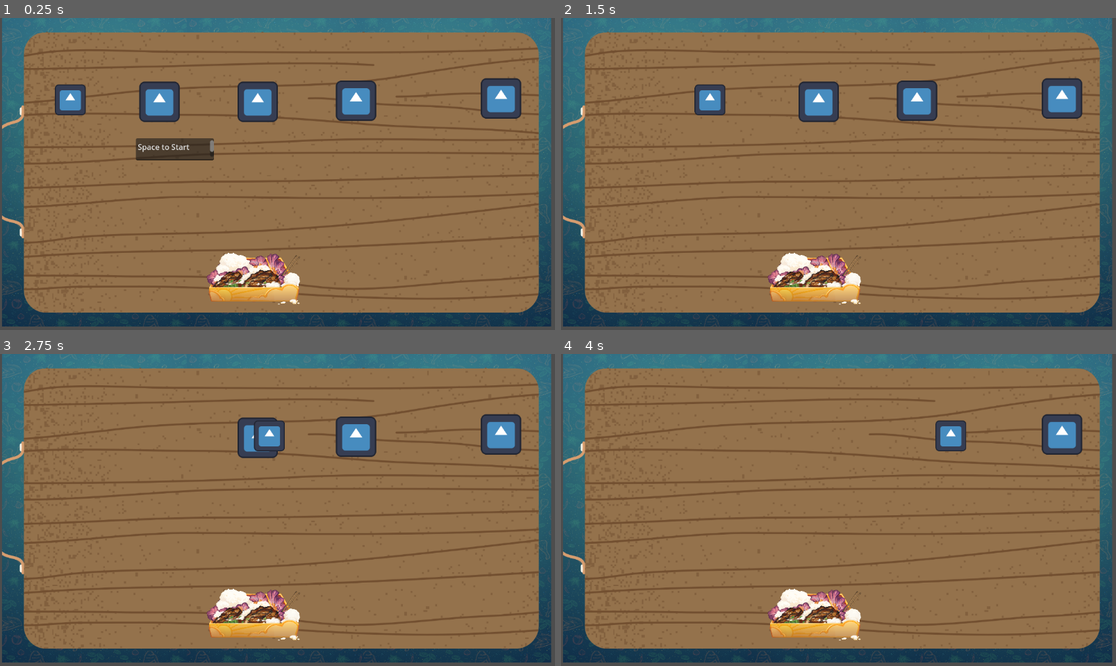
Above: before the commit, frames 1-4 (two rows, left to right).
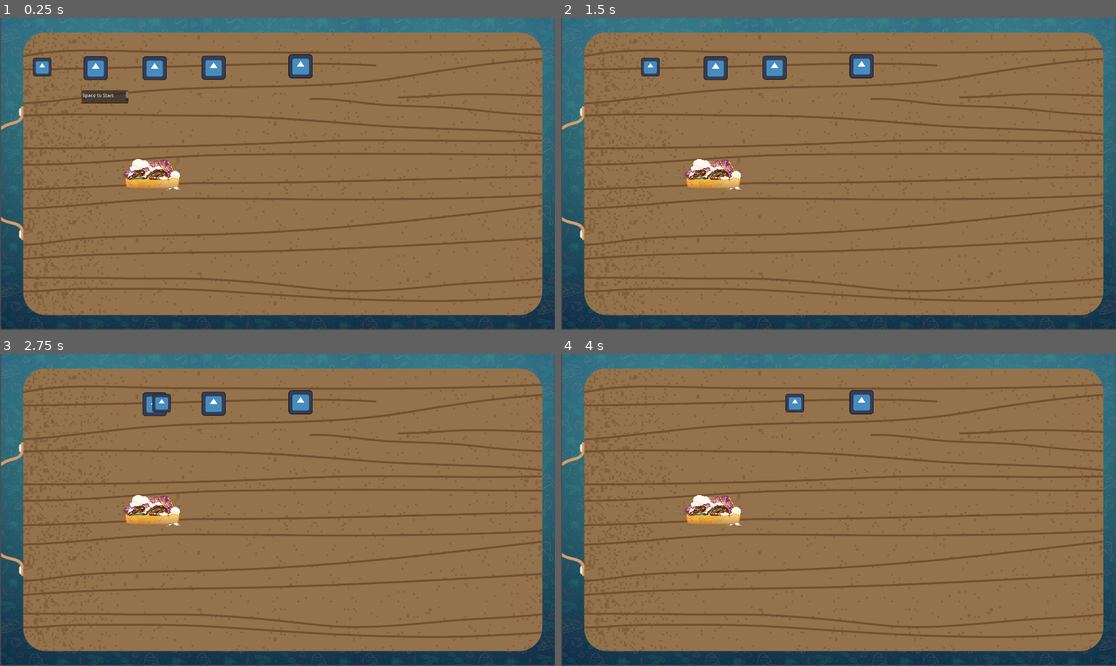
Above: after the commit, the same moments.

Repository: ACDragon8/Beyond-Thyme-and-Space
Game: Godot game, scene res://Scenes/main.tscn
Same seed, same stepped clock (60 frames per second), same inputs: the game is played once before the commit and once after it. The engine's default icon, where the game draws it, is replaced by a stand-in: a white triangle on a blue panel in a dark square.
Inputs:
- Up to frame 1 (0.25 s): no input
- Up to frame 2 (1.5 s): tap Enter at 0.5 s; tap Space (Space) at 0.6, 1.35 s
- Up to frame 3 (2.75 s): tap Space (Space) at 2.1 s
- Up to frame 4 (4 s): tap Space (Space) at 2.85, 3.6 s

The runs differ from the first frame. In frame 1, 20% of the frame differs, in the area x 0-100%, y 0-100%; in frame 2, 17%; in frame 3, 17%; in frame 4, 15%.

Commit message:
added ingredient counters stored via json + initial ui

Diff:
--- /dev/null
+++ b/Prefabs/ingredient_button.tscn
@@ -0,0 +1,16 @@
+[gd_scene load_steps=3 format=3 uid="uid://bjw34vfma4kk4"]
+
+[ext_resource type="Texture2D" uid="uid://djoh4yfd734w" path="res://Assets/icon.svg" id="1_d2c7c"]
+[ext_resource type="Script" uid="uid://dbwq10xaeb1gg" path="res://Scripts/ingredient_button.gd" id="2_dcbm4"]
+
+[node name="Ingredient Button" type="TextureButton"]
+anchors_preset = 15
+anchor_right = 1.0
+anchor_bottom = 1.0
+grow_horizontal = 2
+grow_vertical = 2
+scale = Vector2(2, 2)
+texture_normal = ExtResource("1_d2c7c")
+script = ExtResource("2_dcbm4")
+
+[connection signal="pressed" from="." to="." method="_on_pressed"]
--- /dev/null
+++ b/Scenes/gathering.tscn
@@ -0,0 +1,9 @@
+[gd_scene load_steps=2 format=3 uid="uid://boik3afvmhl7"]
+
+[ext_resource type="Texture2D" uid="uid://dgl800847aanq" path="res://Assets/cutting_board.png" id="1_ud23g"]
+
+[node name="Gathering" type="Node2D"]
+
+[node name="CuttingBoard" type="Sprite2D" parent="."]
+position = Vector2(915, 513)
+texture = ExtResource("1_ud23g")
--- a/Scenes/main.tscn
+++ b/Scenes/main.tscn
@@ -14,8 +14,8 @@
 script = ExtResource("1_kry3j")
 
 [node name="CuttingBoard" type="Sprite2D" parent="."]
-position = Vector2(573.816, 320.4)
-scale = Vector2(0.626172, 0.626172)
+position = Vector2(961.277, 538.4)
+scale = Vector2(1.05195, 1.05195)
 texture = ExtResource("1_jjvhh")
 
 [node name="Target" parent="." instance=ExtResource("1_8gbba")]
--- /dev/null
+++ b/Scripts/ingredient_button.gd
@@ -0,0 +1,23 @@
+extends TextureButton
+
+signal AddIngredient(ing)
+
+var ingredient
+
+# Called when the node enters the scene tree for the first time.
+func _ready():
+	var ingredient = ""
+
+
+# Called every frame. 'delta' is the elapsed time since the previous frame.
+func _process(delta):
+	pass
+
+func set_ingredient(ing):
+	ingredient = ing
+
+
+
+func _on_pressed():
+	AddIngredient.emit(ingredient) # Replace with function body.
+	print("add " + ingredient + "\n")
--- /dev/null
+++ b/global.gd
@@ -0,0 +1,11 @@
+extends Node
+
+
+# Called when the node enters the scene tree for the first time.
+func _ready():
+	pass # Replace with function body.
+
+
+# Called every frame. 'delta' is the elapsed time since the previous frame.
+func _process(_delta):
+	pass
--- a/project.godot
+++ b/project.godot
@@ -15,6 +15,15 @@
 config/features=PackedStringArray("4.4", "Forward Plus")
 config/icon="res://Assets/icon.svg"
 
+[autoload]
+
+Global="*res://global.gd"
+
+[display]
+
+window/size/viewport_width=1920
+window/size/viewport_height=1080
+
 [dotnet]
 
 project/assembly_name="171-game"
--- /dev/null
+++ b/results.gd
@@ -0,0 +1,67 @@
+extends Node2D
+
+signal AddIngredient
+
+var ingredients = {}
+var num_boxes = 7
+
+const IngredientButton: PackedScene = preload("res://Prefabs/ingredient_button.tscn")
+
+# Called when the node enters the scene tree for the first time.
+func _ready():
+	load_game()
+	#new_ingredient("chicken")
+	var ings = ["Chicken", "Onions", "Rice", "Lettuce", "Carrots", "Beef", "Pork"]
+	for i in range(num_boxes):
+		add_box(ings[i])
+	update_counter()
+
+
+
+# Called every frame. 'delta' is the elapsed time since the previous frame.
+func _process(_delta):
+	pass
+
+
+
+func update_counter():
+	var s = ""
+	for i in ingredients:
+		s = s + "{0}: {1}\n".format([i, str(ingredients[i])])
+	$TextEdit.text = s
+	save_game()
+
+
+func new_ingredient(ing):
+	ingredients[ing] = 0
+
+
+func add_ingredient(ing):
+	if not ing in ingredients:
+		new_ingredient(ing)
+	ingredients[ing] += 1
+
+func add_box(ingr):
+	var box = IngredientButton.instantiate()
+	box.set_ingredient(ingr)
+	box.size *= 0.5
+	#box.connect("AddIngredient", add_ingredient(ingr))
+	$GridContainer.add_child(box)
+
+func save_game():
+	var save_file = FileAccess.open("user://savegame.save", FileAccess.WRITE)
+	var json_string = JSON.stringify(ingredients)
+	save_file.store_line(json_string)
+	print("saved")
+
+func load_game():
+	if not FileAccess.file_exists("user://savegame.save"):
+		return # Error! We don't have a save to load.
+	var save_file = FileAccess.open("user://savegame.save", FileAccess.READ)
+	var json_string = save_file.get_line()
+	print("a")
+	var json = JSON.new()
+	var result = json.parse(json_string)
+	ingredients = json.data
+	for i in ingredients:
+		ingredients[i] = int(ingredients[i])
--- /dev/null
+++ b/results.tscn
@@ -0,0 +1,30 @@
+[gd_scene load_steps=3 format=3 uid="uid://dw604xggq3fwy"]
+
+[ext_resource type="Script" uid="uid://dhjy2y0kps2bw" path="res://results.gd" id="1_5erdf"]
+[ext_resource type="Texture2D" uid="uid://dgl800847aanq" path="res://Assets/cutting_board.png" id="1_amp1b"]
+
+[node name="Results" type="Node2D"]
+script = ExtResource("1_5erdf")
+
+[node name="CuttingBoard" type="Sprite2D" parent="."]
+position = Vector2(958.097, 538.25)
+scale = Vector2(1.05029, 1.05029)
+texture = ExtResource("1_amp1b")
+
+[node name="GridContainer" type="GridContainer" parent="."]
+layout_direction = 2
+offset_left = 161.0
+offset_top = 154.0
+offset_right = 520.0
+offset_bottom = 590.0
+scale = Vector2(1.5, 1.5)
+columns = 2
+
+[node name="TextEdit" type="TextEdit" parent="."]
+offset_left = 951.0
+offset_top = 762.0
+offset_right = 1390.0
+offset_bottom = 891.0
+text = "Chicken: 0"
+
+[connection signal="AddIngredient" from="." to="." method="_on_add_ingredient"]
--- /dev/null
+++ b/save_manager.gd
@@ -0,0 +1,13 @@
+extends Node2D
+
+
+# Called when the node enters the scene tree for the first time.
+func _ready():
+	pass # Replace with function body.
+
+
+# Called every frame. 'delta' is the elapsed time since the previous frame.
+func _process(delta):
+	pass
+
+func save_game():
--- /dev/null
+++ b/save_manager.tscn
@@ -0,0 +1,6 @@
+[gd_scene load_steps=2 format=3 uid="uid://cbpcwnuffdu6g"]
+
+[ext_resource type="Script" uid="uid://cyl7ybfip0boq" path="res://save_manager.gd" id="1_q3ir7"]
+
+[node name="Save Manager" type="Node2D"]
+script = ExtResource("1_q3ir7")
Not shown, added: Scripts/ingredient_button.gd.uid
Not shown, added: global.gd.uid
Not shown, added: results.gd.uid
Not shown, added: save_manager.gd.uid
